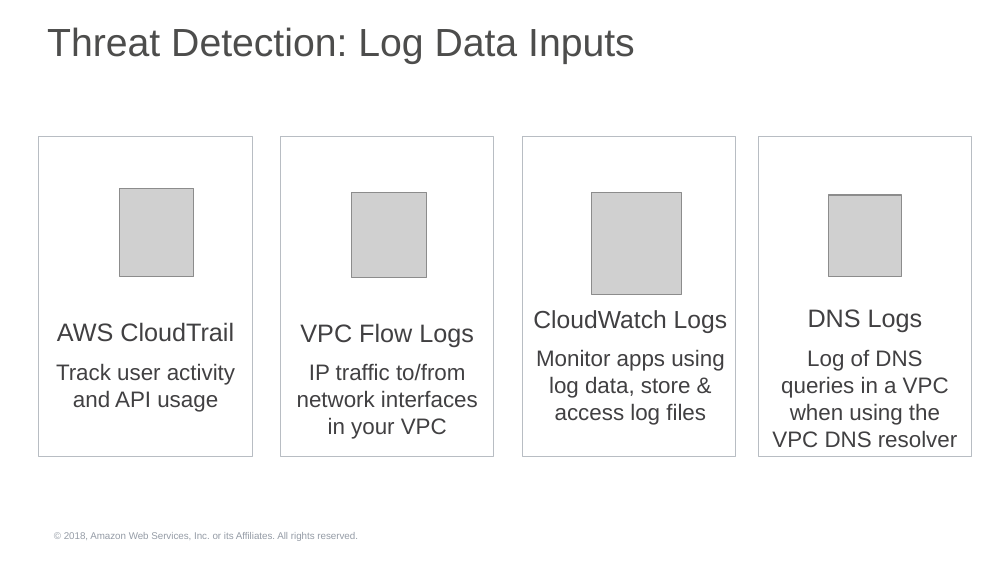
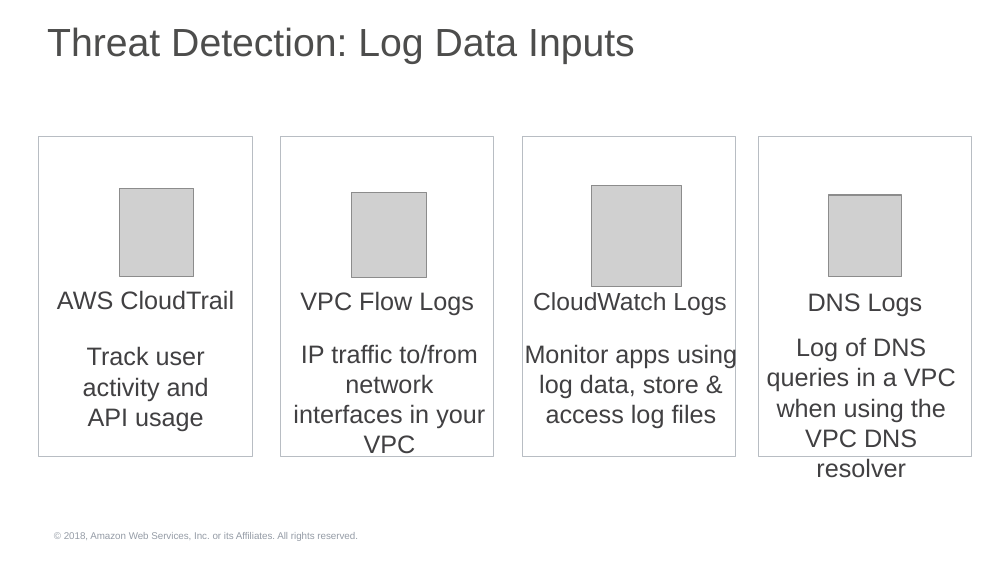
Before and after one commit to robnolen/aws-security-workshops, a slide deck: slide 12 of threat-detection-wksp/presentations/threat-detection-wksp-module2-presentation.pptx (slide 13 before the commit). Drawn at 1008x567 pixels with LibreOffice and Linux fonts; fonts in the diff are those of the drawing; grey boxes stand for pictures; background and template pictures are left out. Boxes give left, top, right and bottom in pixels: in the first picture for what was removed or moved away, otherwise in the second. Text is boxed around its words. In the diff, an @@ line names an element or a change of style, - is before the commit and + after.

```diff
--- a/threat-detection-wksp/presentations/threat-detection-wksp-module2-presentation.pptx
+++ b/threat-detection-wksp/presentations/threat-detection-wksp-module2-presentation.pptx
@@ picture moved from (x1=592, y1=193, x2=681, y2=294) to (x1=592, y1=185, x2=681, y2=287) @@
@@ text added at (x1=57, y1=290, x2=234, y2=310), 18 pt, text #414042 @@
+AWS CloudTrail
@@ text added at (x1=300, y1=291, x2=474, y2=315), 18 pt, text #414042 @@
+VPC Flow Logs
@@ text added at (x1=533, y1=292, x2=726, y2=315), 17.6 pt, text #414042 @@
+CloudWatch Logs
@@ text added at (x1=808, y1=293, x2=923, y2=317), 18 pt, text #414042 @@
+DNS Logs
@@ text at (x1=57, y1=322, x2=234, y2=342): paragraph removed @@
-AWS CloudTrail
@@ text at (x1=300, y1=323, x2=474, y2=347): paragraph removed @@
-VPC Flow Logs
@@ text at (x1=533, y1=310, x2=727, y2=333): paragraph removed @@
-CloudWatch Logs
@@ text "Log of DNS queries in ..." moved from (x1=772, y1=309, x2=957, y2=447) to (x1=767, y1=338, x2=956, y2=448) @@
@@ text at (x1=808, y1=309, x2=923, y2=333): paragraph removed @@
-DNS Logs
@@ size 16 to 18 pt; vertical alignment middle to top in 4 elements at (x1=767, y1=338, x2=956, y2=448), (x1=525, y1=342, x2=737, y2=429), (x1=293, y1=344, x2=485, y2=457), (x1=83, y1=346, x2=209, y2=432) @@
@@ text "Track user activity and API ..." moved from (x1=56, y1=322, x2=235, y2=412) to (x1=83, y1=346, x2=209, y2=432) @@
@@ text "IP traffic to/from network interfaces ..." moved from (x1=297, y1=323, x2=478, y2=439) to (x1=293, y1=344, x2=485, y2=457) @@
@@ text "Monitor apps using log data, ..." moved from (x1=533, y1=310, x2=727, y2=425) to (x1=525, y1=342, x2=737, y2=429) @@
```
Also in this commit, not shown: 12 other slides changed, 1 slide removed, 2 other files.
